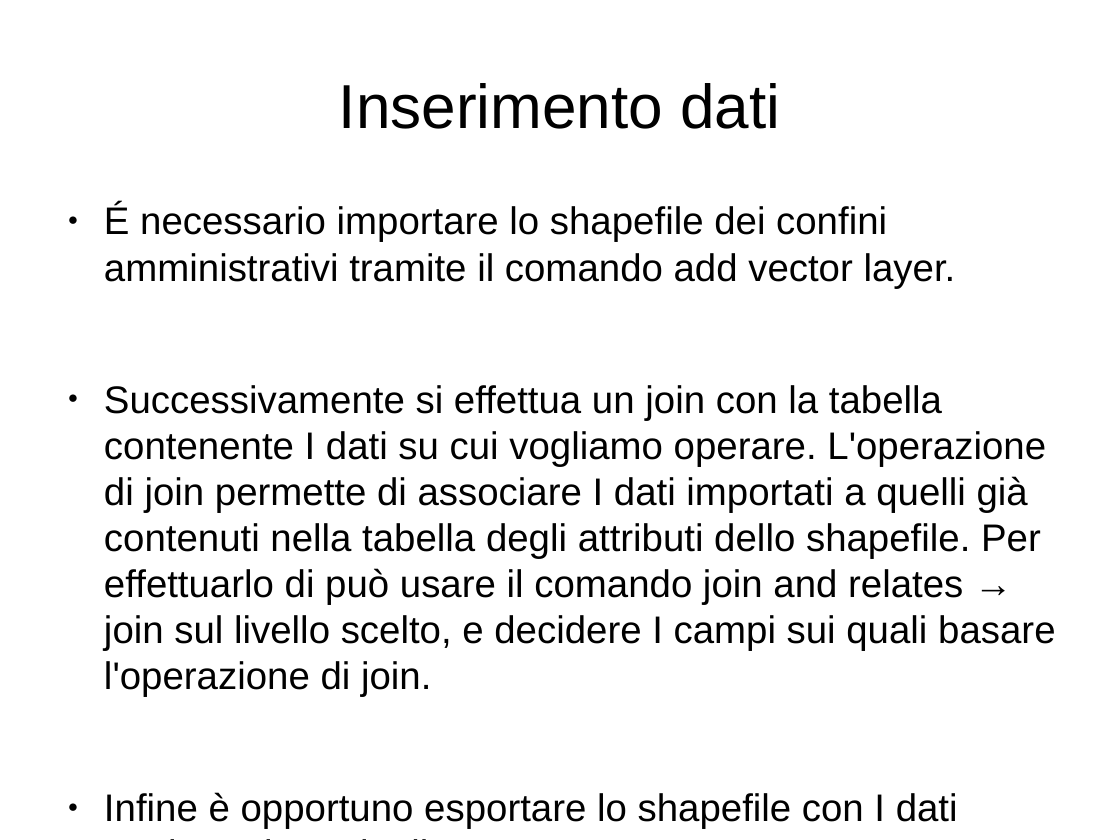
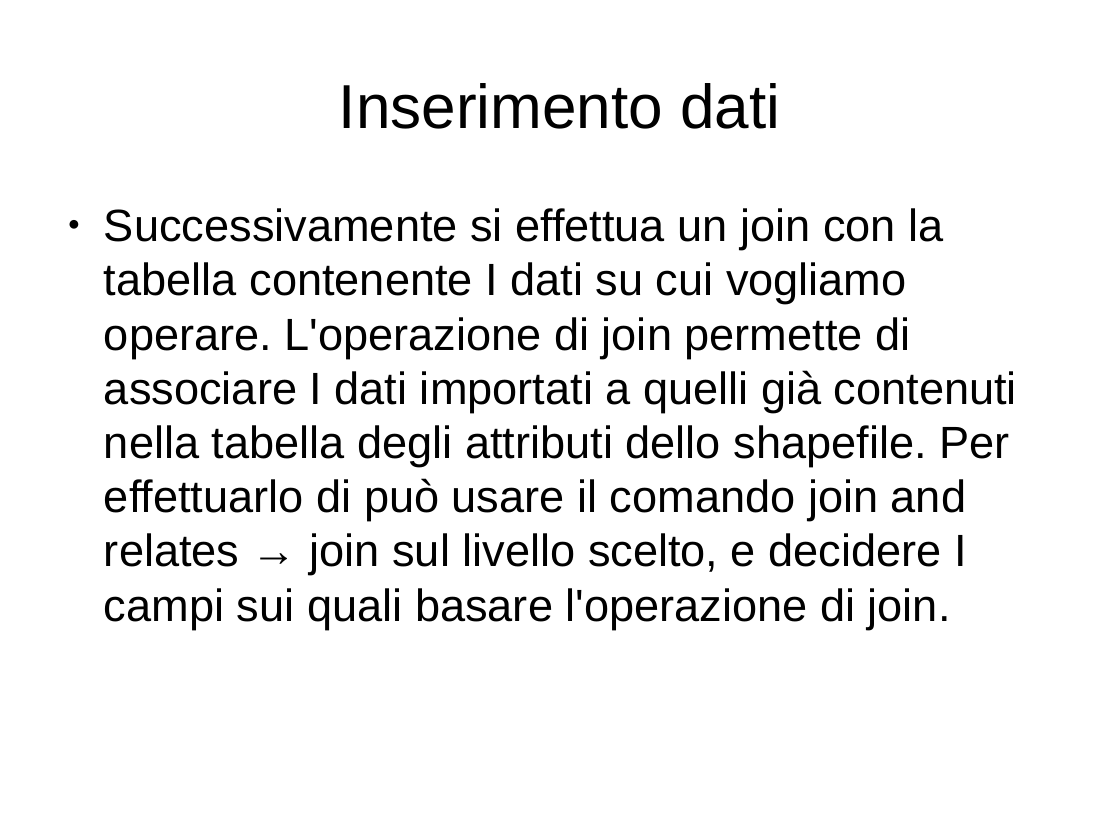
Before and after one commit to MascioSpam/esame_bdt, a slide deck: slide 10 of relazione.odp (slide 5 before the commit). Drawn at 1120x840 pixels with LibreOffice and Linux fonts; fonts in the diff are those of the drawing. Boxes give left, top, right and bottom in pixels: in the first picture for what was removed or moved away, otherwise in the second. Text is boxed around its words. In the diff, an @@ line names an element or a change of style, - is before the commit and + after.

Commit message:
Effettuata la join tra arrivi 2014 e la mappa

```diff
--- a/relazione.odp
+++ b/relazione.odp
@@ text "Successivamente si effettua un join ..." at box(104, 208, 1017, 629): size 27.2 to 32 pt @@
@@ text at box(104, 204, 956, 288): paragraph removed @@
-● É necessario importare lo shapefile dei confini amministrativi tramite il comando add vector layer.
@@ text at box(104, 792, 958, 829): paragraph removed @@
-● Infine è opportuno esportare lo shapefile con I dati aggiornati tramite il menu Data → Export Data.
```
Also in this commit, not shown: 1 other slide changed, 8 slides added, 1 slide removed, 16 other files.
